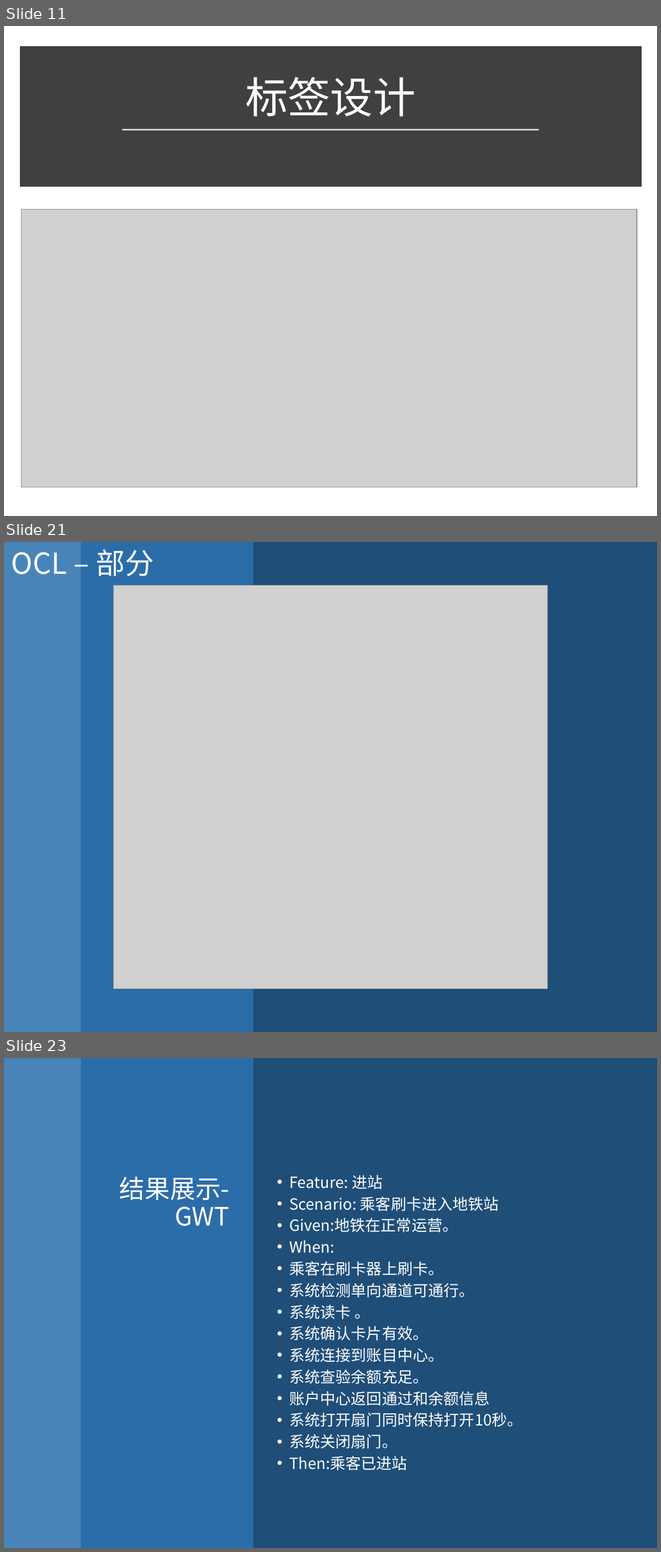
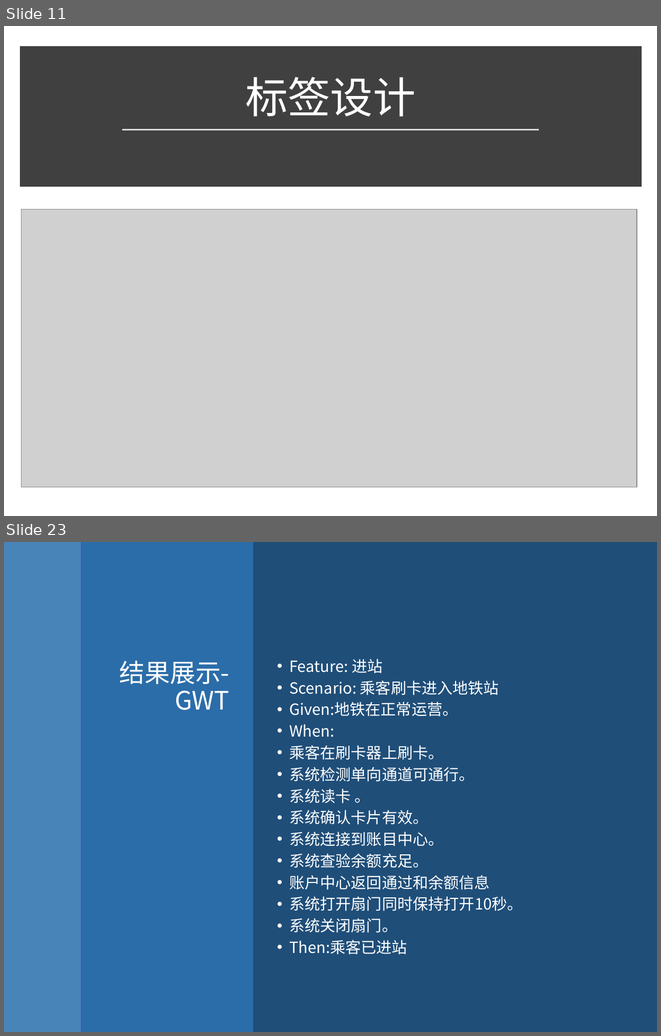
Before and after one commit to PatrickZad/AISRED, a slide deck: TEAM演示.pptx. Shown one above the other, each under a label of ours: slides 11, 21 and 23 before the commit, slides 11 and 23 after it; the slides between them are not shown. The pictures are 661x1552 and 661x1036 pixels, drawn with LibreOffice and Linux fonts; fonts in the diff are those of the drawing; grey boxes stand for pictures. Boxes give left, top, right and bottom in pixels: in the first picture for what was removed or moved away, otherwise in the second. Text is boxed around its words. In the diff, an @@ line names an element or a change of style, - is before the commit and + after.

```diff
--- a/TEAM演示.pptx
+++ b/TEAM演示.pptx
@@ slide 21 removed at (4, 542, 657, 1032), background #1F4E79 @@
@@ rectangle removed at (4, 542, 81, 1032) @@
@@ text removed at (11, 549, 154, 576) @@
-OCL – 部分
@@ rectangle removed at (81, 542, 254, 1032) @@
@@ picture removed at (114, 585, 548, 989) @@
```
Also in this commit, not shown: 9 slides changed, 2 slides added, 1 other slide removed.
